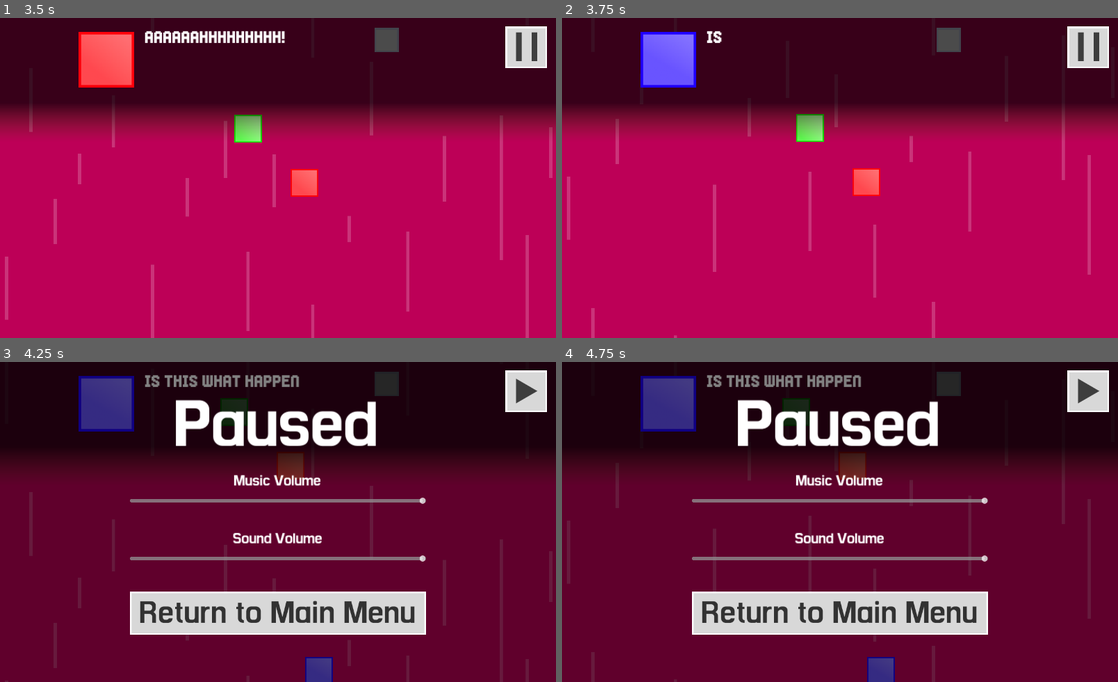
Above: before the commit, frames 1-4 (two rows, left to right).
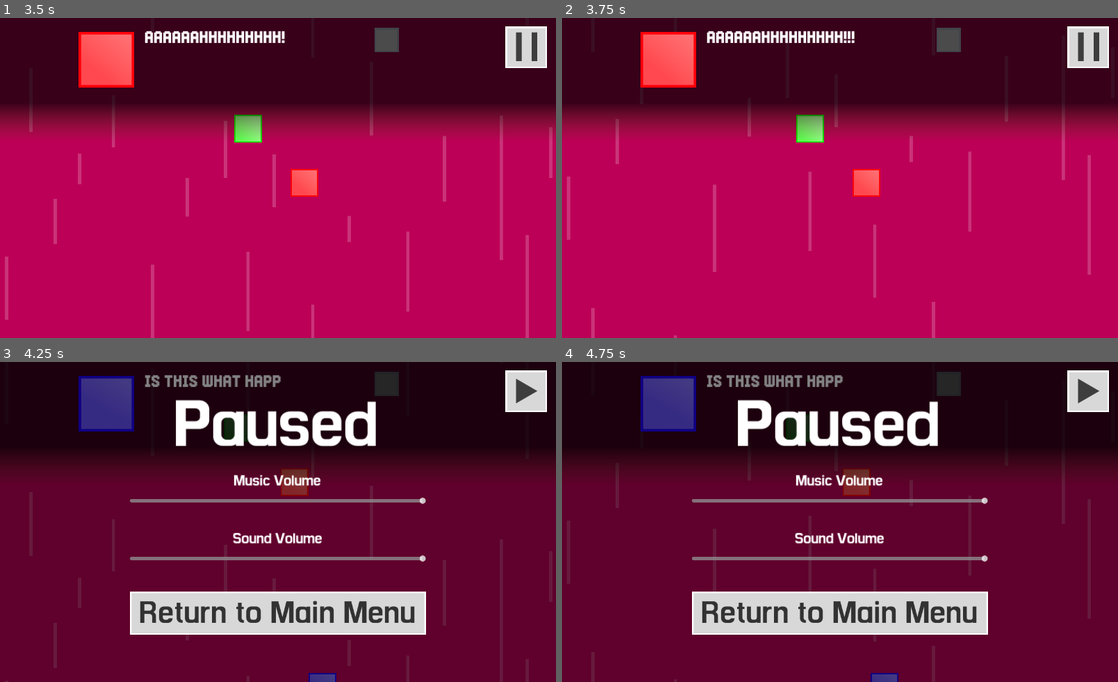
Above: after the commit, the same moments.

Repository: JusPSLiu/CubeFriends
Game: Godot game, scene res://Scenes/Levels/Level2.tscn
Same seed, same stepped clock (60 frames per second), same inputs: the game is played once before the commit and once after it. This scene is started directly instead of the project's main scene. Sound files missing from this copy of the repository are replaced by a short silence.
Inputs (mouse positions are in pixels of both pictures, inside the frame that each line leads up to):
- Up to frame 1 (3.5 s): tap Enter (ui_accept) at 0.5, 0.77, 1.07, 1.52, 1.55, 1.82, 2.1, 3.02, 3.32 s; move the mouse to (400, 162) at 0.52 s; press the mouse at (400, 162) at 0.53 s; hold Right (ui_right) 0.53-2.03 s; tap P (p) at 0.8, 1.35, 3.05 s; move the mouse to (166, 194) at 1.27 s; release the mouse at (166, 194) at 1.28 s; click (166, 194) at 1.42 s; move the mouse to (333, 107) at 2.02 s; press the mouse at (333, 107) at 2.03 s; hold Left (ui_left) 2.03-2.78 s; move the mouse to (250, 242) at 2.77 s; release the mouse at (250, 242) at 2.78 s; hold Right (ui_right) from 2.78 s (still down); click (250, 242) at 2.85 s
- Up to frame 2 (3.75 s): keep holding Right (ui_right); move the mouse to (1006, 226) at 3.52 s; tap P (p) at 3.6 s; click (1006, 226) at 3.67 s
- Up to frame 3 (4.25 s): keep holding Right (ui_right); tap Enter (ui_accept) at 3.77, 3.8, 4.07 s; tap Escape at 4.15 s
- Up to frame 4 (4.75 s): move the mouse to (673, 474) at 4.27 s; release Right (ui_right) at 4.28 s; hold Left (ui_left) from 4.28 s (still down); click (673, 474) at 4.35 s; tap Enter (ui_accept) at 4.52 s

Frame 1 is identical in both runs. In frame 2, 2.7% of the frame differs, in the area x 14-58%, y 3-56%; in frame 3, 1.1%; in frame 4, 1.1%.

Commit message:
various bug fixes

Diff:
--- a/Scenes/Levels/GrinderScene.tscn
+++ b/Scenes/Levels/GrinderScene.tscn
@@ -734,6 +734,38 @@
 "values": [352.0, 544.0]
 }
 
+[sub_resource type="Animation" id="Animation_4bob7"]
+resource_name = "H"
+length = 1.2
+tracks/0/type = "value"
+tracks/0/imported = false
+tracks/0/enabled = true
+tracks/0/path = NodePath("../CubeController/Camera2D:position")
+tracks/0/interp = 1
+tracks/0/loop_wrap = true
+tracks/0/keys = {
+"times": PackedFloat32Array(0, 0.6, 1.2),
+"transitions": PackedFloat32Array(2, 0.5, 1),
+"update": 0,
+"values": [Vector2(-96, 496), Vector2(464, 496), Vector2(1024, 496)]
+}
+
+[sub_resource type="Animation" id="Animation_xfp3u"]
+resource_name = "I"
+length = 0.8
+tracks/0/type = "value"
+tracks/0/imported = false
+tracks/0/enabled = true
+tracks/0/path = NodePath("../CubeController/Camera2D:position")
+tracks/0/interp = 1
+tracks/0/loop_wrap = true
+tracks/0/keys = {
+"times": PackedFloat32Array(0, 0.4, 0.8),
+"transitions": PackedFloat32Array(2, 0.5, 1),
+"update": 0,
+"values": [Vector2(1024, 496), Vector2(464, 496), Vector2(-96, 496)]
+}
+
 [sub_resource type="Animation" id="Animation_krtyj"]
 resource_name = "L"
 length = 1.1
@@ -1356,38 +1388,6 @@
 "transitions": PackedFloat32Array(1, 1),
 "update": 0,
 "values": [Vector2(-287, 352), Vector2(-224, 352)]
-}
-
-[sub_resource type="Animation" id="Animation_4bob7"]
-resource_name = "H"
-length = 1.2
-tracks/0/type = "value"
-tracks/0/imported = false
-tracks/0/enabled = true
-tracks/0/path = NodePath("../CubeController/Camera2D:position")
-tracks/0/interp = 1
-tracks/0/loop_wrap = true
-tracks/0/keys = {
-"times": PackedFloat32Array(0, 0.6, 1.2),
-"transitions": PackedFloat32Array(2, 0.5, 1),
-"update": 0,
-"values": [Vector2(-96, 496), Vector2(464, 496), Vector2(1024, 496)]
-}
-
-[sub_resource type="Animation" id="Animation_xfp3u"]
-resource_name = "I"
-length = 0.8
-tracks/0/type = "value"
-tracks/0/imported = false
-tracks/0/enabled = true
-tracks/0/path = NodePath("../CubeController/Camera2D:position")
-tracks/0/interp = 1
-tracks/0/loop_wrap = true
-tracks/0/keys = {
-"times": PackedFloat32Array(0, 0.4, 0.8),
-"transitions": PackedFloat32Array(2, 0.5, 1),
-"update": 0,
-"values": [Vector2(1024, 496), Vector2(464, 496), Vector2(-96, 496)]
 }
 
 [sub_resource type="AnimationLibrary" id="AnimationLibrary_fp2dv"]
--- a/Scenes/Levels/Level2.tscn
+++ b/Scenes/Levels/Level2.tscn
@@ -1314,7 +1314,7 @@
 "times": PackedFloat32Array(0, 0.3),
 "transitions": PackedFloat32Array(1, 1),
 "update": 0,
-"values": [-5.962, -80.0]
+"values": [-7.0, -80.0]
 }
 
 [sub_resource type="AnimationLibrary" id="AnimationLibrary_iefyk"]
@@ -1536,10 +1536,9 @@
 We need to carefully look around to see if we
 can find the temple.", "BYeah, I guess anything that has to do with
 Harold could be dangerous.", "GHow did you forget about that, anyway, Blue
-Cube?", "BIt's not like I can remember everything all the
-time!", "RJust remember, stick together no matter what.", "/", "gWoah that coin looks so shiny.
+Cube?", "BIt's not like I can remember everything!", "RJust remember, stick together no matter what.", "/", "gWoah that coin looks so shiny.
 Let's grab it!", "rBut we need to be careful. It looks like
-we would have to split up to get it.", "BIt'll be fine.", "GWe won't be THAT far apart.", "RAlright, you win. We can get the key if you want.", "/", "BWell, this looks like a building.", "gI don't think this looks like the temple Harold
+we would have to split up to get it.", "BIt'll be fine.", "GWe won't be THAT far apart.", "RAlright, you win. We can get the coin if you want.", "/", "BWell, this looks like a building.", "gI don't think this looks like the temple Harold
 described...", "GBut at least it's something.", "ROkay, we can take a short peek, but this time we
 have to stay VERY close together.", "GI'm good with that.", "BFine.", "RJust to be sure you don't do anything rash,
 I'M staying in front again.", "GFine by me.", "rSo, let's head in.", "/"])
@@ -1584,7 +1583,7 @@
 [node name="MusicPlayer" type="AudioStreamPlayer" parent="."]
 process_mode = 3
 stream = ExtResource("19_5ol6i")
-volume_db = -5.962
+volume_db = -7.0
 autoplay = true
 bus = &"Music"
 
--- a/Scenes/Levels/level3.tscn
+++ b/Scenes/Levels/level3.tscn
@@ -344,7 +344,7 @@
 "times": PackedFloat32Array(0),
 "transitions": PackedFloat32Array(1),
 "update": 0,
-"values": [Vector2(1062, 544)]
+"values": [Vector2(-47, 475)]
 }
 tracks/1/type = "value"
 tracks/1/imported = false
@@ -356,7 +356,7 @@
 "times": PackedFloat32Array(0),
 "transitions": PackedFloat32Array(1),
 "update": 0,
-"values": [Vector2(1377, 368)]
+"values": [Vector2(320, 368)]
 }
 
 [sub_resource type="Animation" id="Animation_v3wso"]
@@ -632,7 +632,7 @@
 layer_0/tile_data = PackedInt32Array(262143, 131072, 1, 327679, 131072, 1, 393215, 131072, 1, 458751, 131072, 1, 524287 …(192 unchanged characters)…
 
 [node name="CutsceneCamera" type="Camera2D" parent="."]
-position = Vector2(1377, 368)
+position = Vector2(320, 368)
 
 [node name="ChapterName" type="Label" parent="CutsceneCamera"]
 modulate = Color(1, 1, 1, 0)
@@ -719,7 +719,7 @@
 [node name="CutsceneThings" type="Node2D" parent="Cutscene"]
 
 [node name="Red" type="Sprite2D" parent="Cutscene/CutsceneThings"]
-position = Vector2(1062, 544)
+position = Vector2(-47, 475)
 texture = ExtResource("11_oqfpo")
 
 [node name="Green" type="Sprite2D" parent="Cutscene/CutsceneThings"]
--- a/Scenes/Screens/TitleScreen.tscn
+++ b/Scenes/Screens/TitleScreen.tscn
@@ -726,6 +726,35 @@
 script = ExtResource("22_e118r")
 id = 7
 
+[node name="SkipLevels" type="CheckButton" parent="ChapterLayer/ChapterMenu"]
+offset_left = 914.0
+offset_top = 638.0
+offset_right = 958.0
+offset_bottom = 662.0
+focus_mode = 0
+
+[node name="Label" type="Label" parent="ChapterLayer/ChapterMenu/SkipLevels"]
+layout_mode = 0
+offset_left = -134.0
+offset_top = 4.0
+offset_right = 378.0
+offset_bottom = 53.0
+theme_override_fonts/font = ExtResource("13_clkk6")
+theme_override_font_sizes/font_size = 19
+text = "Show All Levels"
+horizontal_alignment = 1
+
+[node name="Label2" type="Label" parent="ChapterLayer/ChapterMenu/SkipLevels"]
+layout_mode = 0
+offset_left = -144.0
+offset_top = 26.0
+offset_right = 368.0
+offset_bottom = 38.0
+theme_override_fonts/font = ExtResource("13_clkk6")
+theme_override_font_sizes/font_size = 11
+text = "(in case somebody doesn't allow cookie save data)"
+horizontal_alignment = 1
+
 [node name="Return" type="Button" parent="ChapterLayer/ChapterMenu"]
 layout_mode = 1
 anchors_preset = 2
@@ -750,4 +779,5 @@
 [connection signal="pressed" from="ChapterLayer/ChapterMenu/VBoxContainer/Chapter2" to="." method="_on_chapter_pressed" binds= [3]]
 [connection signal="pressed" from="ChapterLayer/ChapterMenu/VBoxContainer/Chapter3" to="." method="_on_chapter_pressed" binds= [4]]
 [connection signal="pressed" from="ChapterLayer/ChapterMenu/VBoxContainer/Chapter4" to="." method="_on_chapter_pressed" binds= [5]]
+[connection signal="toggled" from="ChapterLayer/ChapterMenu/SkipLevels" to="." method="_on_skip_levels_toggled"]
 [connection signal="pressed" from="ChapterLayer/ChapterMenu/Return" to="." method="_on_chapter_return_pressed"]
--- a/Scripts/Dialogue.gd
+++ b/Scripts/Dialogue.gd
@@ -80,7 +80,7 @@
 
 func _input(event : InputEvent):
 	if (speaking):
-		if ((event is InputEventKey and event.is_action_released("ui_accept")) or (event is InputEventMouseButton and event.is_action_pressed("clicky"))):
+		if ((event is InputEventKey and event.is_action_released("ui_accept")) or (event is InputEventMouseButton and event.is_action_released("clicky") and (event.position.x < 1144 or event.position.y > 136))):
 			if (loadingIn):
 				if (Singleton.enabledTextSkip):
 					textCurrentlyDisplayed = text.visible_characters * 0.4
--- a/Scripts/TitleScreen.gd
+++ b/Scripts/TitleScreen.gd
@@ -6,6 +6,7 @@
 @export var buttonSound : AudioStreamPlayer
 @export var ChapterButtons : Array[Button]
 @export var BackToTitle : Button
+@export var maxLvl : int = 3
 
 var waiting : bool = false
 
@@ -49,3 +50,14 @@
 		Fader.play("FadeOut")
 		await Fader.animation_finished
 		get_tree().change_scene_to_file("res://Scenes/Levels/level"+str(arg)+".tscn")
+
+
+func _on_skip_levels_toggled(toggled_on):
+	if (toggled_on):
+		for i in range(ChapterButtons.size()):
+			if (i < maxLvl):
+				ChapterButtons[i].show()
+	else:
+		for i in range(ChapterButtons.size()):
+			if (i >= Singleton.unlockedLevel):
+				ChapterButtons[i].hide()
--- a/project.godot
+++ b/project.godot
@@ -28,6 +28,22 @@
 
 [input]
 
+ui_left={
+"deadzone": 0.5,
+"events": [Object(InputEventKey,"resource_local_to_scene":false,"resource_name":"","device":0,"window_id":0,"alt_pressed":false,"shift_pressed":false,"ctrl_pressed":false,"meta_pressed":false,"pressed":false,"keycode":4194319,"physical_keycode":0,"key_label":0,"unicode":0,"echo":false,"script":null)
+, Object(InputEventJoypadButton,"resource_local_to_scene":false,"resource_name":"","device":0,"button_index":13,"pressure":0.0,"pressed":false,"script":null)
+, Object(InputEventJoypadMotion,"resource_local_to_scene":false,"resource_name":"","device":0,"axis":0,"axis_value":-1.0,"script":null)
+, Object(InputEventKey,"resource_local_to_scene":false,"resource_name":"","device":-1,"window_id":0,"alt_pressed":false,"shift_pressed":false,"ctrl_pressed":false,"meta_pressed":false,"pressed":false,"keycode":0,"physical_keycode":65,"key_label":0,"unicode":97,"echo":false,"script":null)
+]
+}
+ui_right={
+"deadzone": 0.5,
+"events": [Object(InputEventKey,"resource_local_to_scene":false,"resource_name":"","device":0,"window_id":0,"alt_pressed":false,"shift_pressed":false,"ctrl_pressed":false,"meta_pressed":false,"pressed":false,"keycode":4194321,"physical_keycode":0,"key_label":0,"unicode":0,"echo":false,"script":null)
+, Object(InputEventJoypadButton,"resource_local_to_scene":false,"resource_name":"","device":0,"button_index":14,"pressure":0.0,"pressed":false,"script":null)
+, Object(InputEventJoypadMotion,"resource_local_to_scene":false,"resource_name":"","device":0,"axis":0,"axis_value":1.0,"script":null)
+, Object(InputEventKey,"resource_local_to_scene":false,"resource_name":"","device":-1,"window_id":0,"alt_pressed":false,"shift_pressed":false,"ctrl_pressed":false,"meta_pressed":false,"pressed":false,"keycode":0,"physical_keycode":68,"key_label":0,"unicode":100,"echo":false,"script":null)
+]
+}
 p={
 "deadzone": 0.5,
 "events": [Object(InputEventKey,"resource_local_to_scene":false,"resource_name":"","device":0,"window_id":0,"alt_pressed":false,"shift_pressed":false,"ctrl_pressed":false,"meta_pressed":false,"pressed":false,"keycode":0,"physical_keycode":80,"key_label":0,"unicode":0,"echo":false,"script":null)
